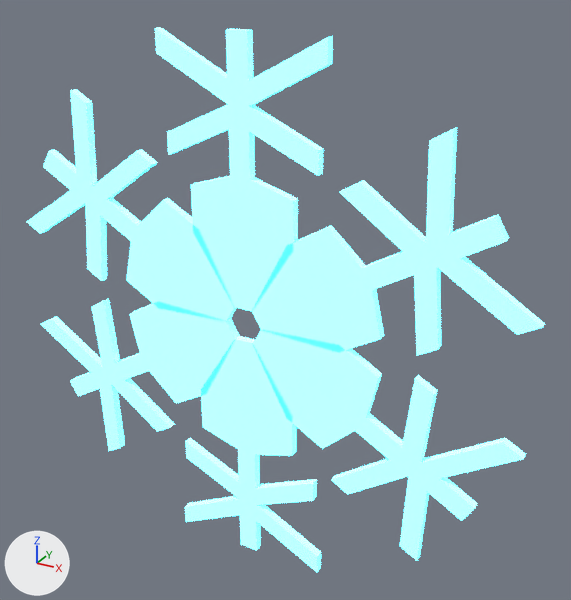
The glTF model Test/Resources/LightObject/SnowFlake/SnowFlake.gltf as it was, and as the next commit left it.
Both versions are drawn from a 50 mm camera at (3.58, -5.7, 3.2) aimed at (0.28, 0.29, 0.21). Arrows for +X, +Y and +Z are at lower left; the lights stay in place. The older version comes first.

Names of what the first picture shows: 'SnowFlake'.
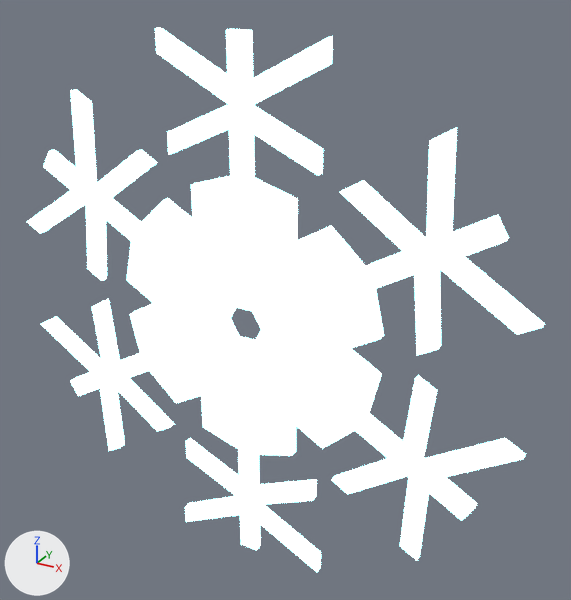
Where the change shows, as pixel boxes (x1, y1, x2, y2) in the pictures (571 x 600 px):
```json
{"object": "SnowFlake", "change": "surface changed", "before": [27, 27, 545, 572], "after": [27, 27, 545, 572], "on screen": "cyan to white"}
```

Edits to the scene script, one JSON object a line:
```json
{"op": "add", "block": "img_emissive", "code": ["img_emissive = load_image('Emissive', 'Emissive.png', 32, 32, 'sRGB')"]}
{"block": "mat_マテリアル_002", "where": "n0 = _N.new('ShaderNodeBsdfPrincipled'); n0.name = 'Principled BSDF'"}
{"op": "remove", "block": "mat_マテリアル_002", "code": "n0.inputs[27].default_value = (0.0, 0.693, 1.0, 1.0)  # 'Emission Color', cyan #00d9ff"}
{"op": "add", "block": "mat_マテリアル_002", "code": "n2 = _N.new('ShaderNodeTexImage'); n2.name = 'Image Texture'"}
{"op": "add", "block": "mat_マテリアル_002", "code": "n2.image = img_emissive"}
{"op": "add", "block": "mat_マテリアル_002", "code": "n2.interpolation = 'Closest'"}
{"op": "add", "block": "mat_マテリアル_002", "code": "_L.new(n2.outputs[0], n0.inputs[27])  # 'Color' to 'Emission Color'"}
```
